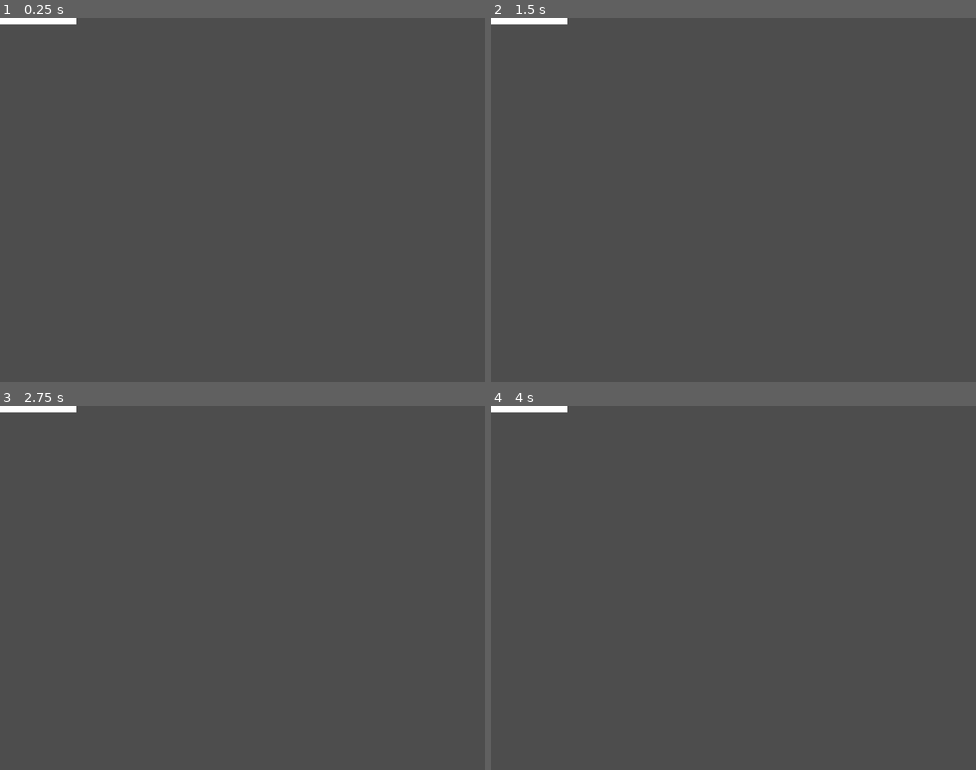
Above: before the commit, frames 1-4 (two rows, left to right).
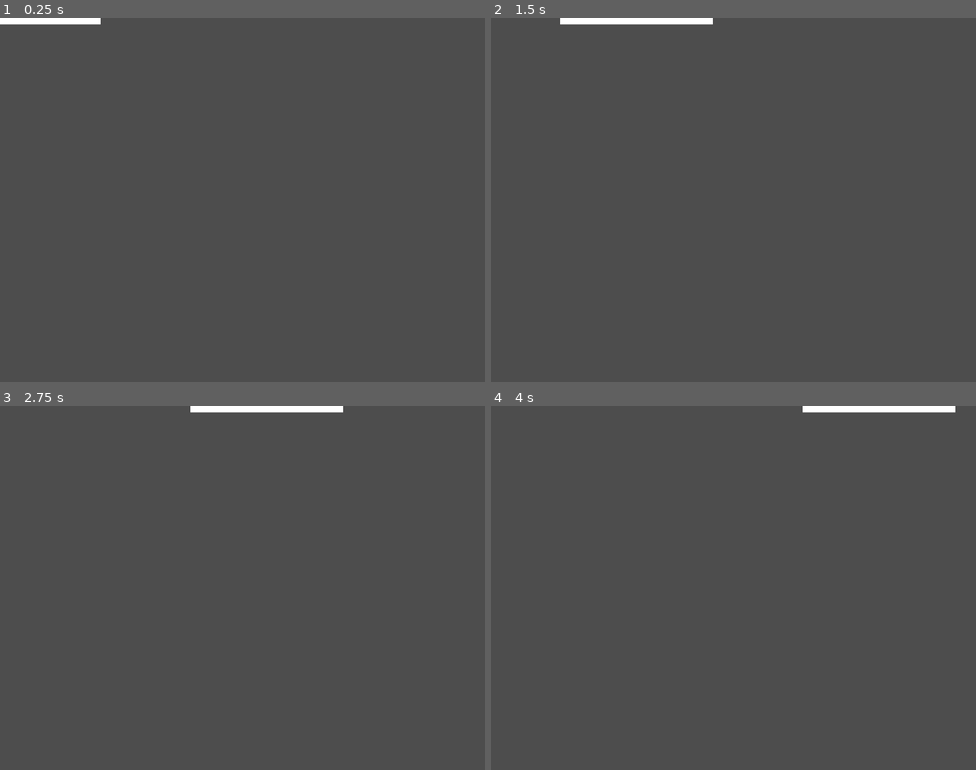
Above: after the commit, the same moments.

Repository: RajwolChapagain/Arcade-Game
Game: Godot game, scene res://misc_objects/debris.tscn
Two runs of this game, one before a commit and one after it. Both use one fixed random seed, a clock stepped at 60 frames per second and the inputs below. This scene is started directly instead of the project's main scene.
Inputs:
- Up to frame 1 (0.25 s): no input
- Up to frame 2 (1.5 s): no input
- Up to frame 3 (2.75 s): no input
- Up to frame 4 (4 s): no input

The runs differ from the first frame. In frame 1, less than 0.1% of the frame differs, in the area x 15-21%, y 0-2%; in frame 2, 0.8%; in frame 3, 0.9%, in the area x 0-71%, y 0-2%; in frame 4, 0.9%.

Commit message:
Add basic movement script to debris

Diff:
--- /dev/null
+++ b/misc_objects/debris.gd
@@ -0,0 +1,7 @@
+extends Area2D
+
+const SPEED = 400
+var direction = Vector2.RIGHT
+
+func _process(delta):
+	position += SPEED * direction * delta
--- a/misc_objects/debris.tscn
+++ b/misc_objects/debris.tscn
@@ -1,5 +1,6 @@
-[gd_scene load_steps=3 format=3 uid="uid://btvw2434op8uu"]
+[gd_scene load_steps=4 format=3 uid="uid://btvw2434op8uu"]
 
+[ext_resource type="Script" path="res://misc_objects/debris.gd" id="1_koepk"]
 [ext_resource type="Texture2D" uid="uid://d0fjrmrahvr5s" path="res://misc_objects/debris.png" id="1_sydvs"]
 
 [sub_resource type="RectangleShape2D" id="RectangleShape2D_ft2oy"]
@@ -7,9 +8,12 @@
 
 [node name="Debris" type="Area2D"]
 position = Vector2(0, 1)
+collision_layer = 128
+collision_mask = 128
+script = ExtResource("1_koepk")
 
 [node name="Sprite2D" type="Sprite2D" parent="."]
 texture = ExtResource("1_sydvs")
 
-[node name="CollisionShape2D" type="CollisionShape2D" parent="."]
+[node name="ForceField" type="CollisionShape2D" parent="."]
 shape = SubResource("RectangleShape2D_ft2oy")
